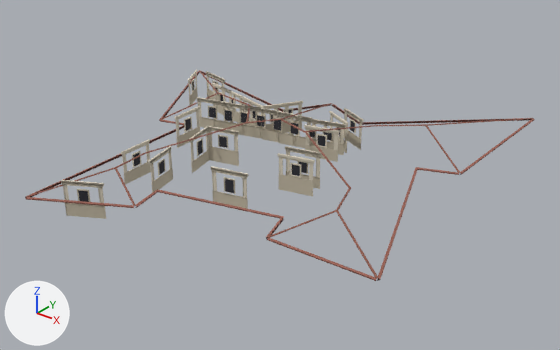
What one commit did to the glTF model public/lm/cruz-quebrada/l_2_4.glb.
Before and after are seen from a 50 mm lens placed at (-11682.9, -1838.9, 51.0), pointed at (-11747.8, -1757.9, 0.8). Arrows for +X, +Y and +Z are at lower left; the lights stay in place. The older version comes first. Where no turn or scale is listed for an object, it has been applied to the vertices. Vertices at exactly the same position are counted once.

The scene before the commit, as lines of its bpy script (objects in view):
```python
me_detail = bpy.data.meshes.new('detail')
me_detail.from_pydata(...)  # 2372 vertices, 2558 faces; spans x -32.1..32.1, y -33.6..33.6, z -4.9..4.9
me_detail.materials.append(mat_detail)
ob_detail = bpy.data.objects.new('detail', me_detail)
ob_detail.location = (-11750.2, -1756.7, 5.8)
```
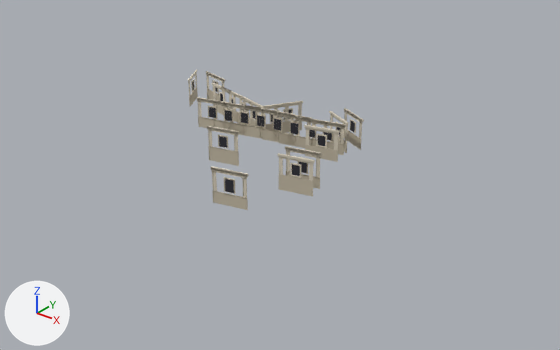
Where the newer file only moved an object's origin or applied its transform, the numbers keep the older frame.

Changed parts and their boxes (x1, y1, x2, y2) in the pictures (560 x 350 px):
'detail', reshaped (65% narrower, 33% shorter): before (25, 70, 534, 281); after (188, 70, 364, 210)
part 1 of me_detail, deleted: before (25, 70, 534, 281)

Diff of the bpy script that builds the scene:
```diff
--- a/public/lm/cruz-quebrada/l_2_4.glb.py
+++ b/public/lm/cruz-quebrada/l_2_4.glb.py
@@ me_detail @@
 # used by ob_detail; location = (-11750.2, -1756.7, 5.8)
-me_detail.from_pydata(...)  # 2372 vertices, 2558 faces; spans x -32.1..32.1, y -33.6..33.6, z -4.9..4.9
+me_detail.from_pydata(...)  # 1656 vertices, 1840 faces; spans x -27.3..10.9, y -16.6..12.8, z -4.7..2.3
+# me_detail part 1: 60 loose pieces with 716 vertices, spanning x -32.1..32.1, y -33.6..33.6, z -4.9..4.9, are deleted
 me_detail.materials.append(mat_detail)
```
